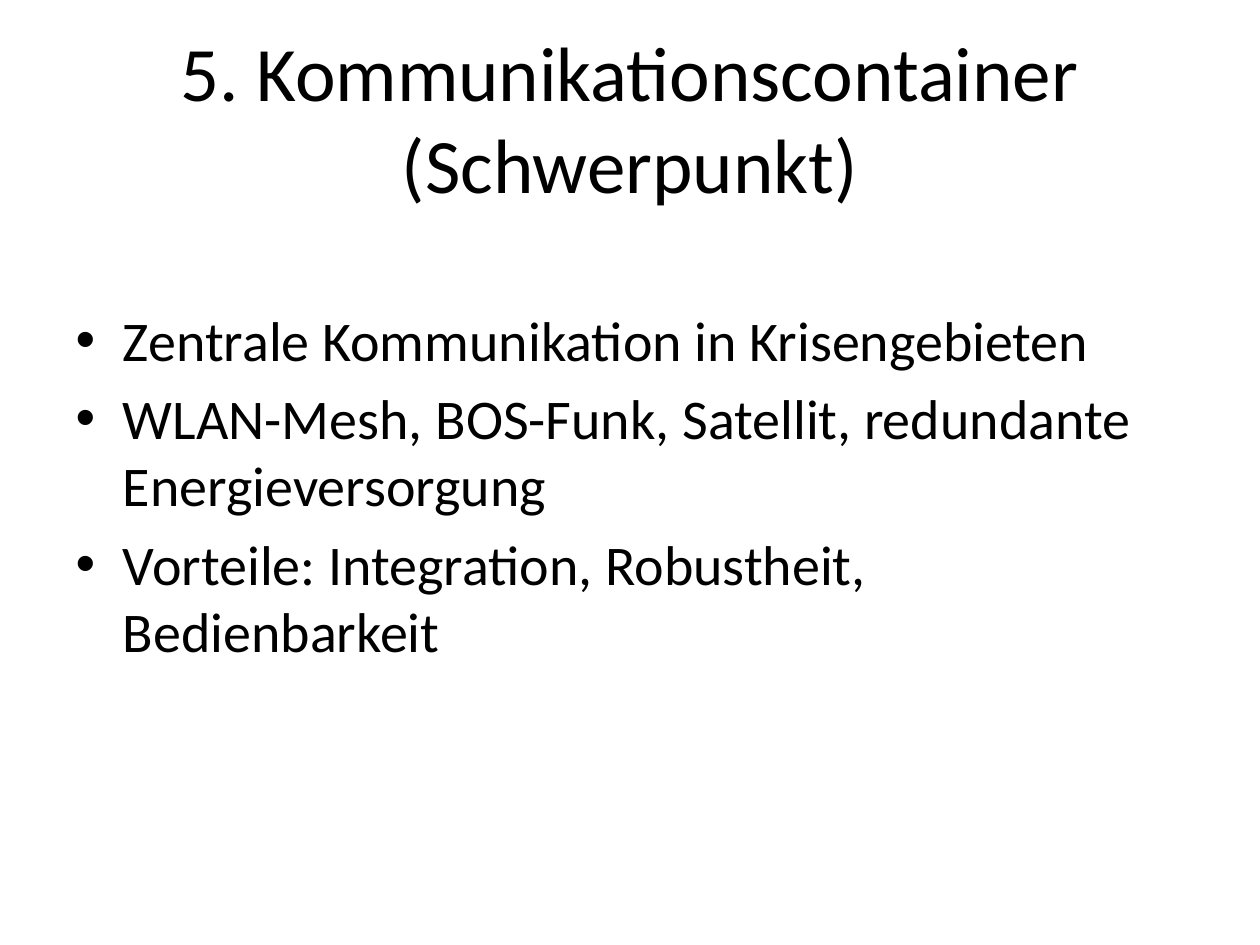
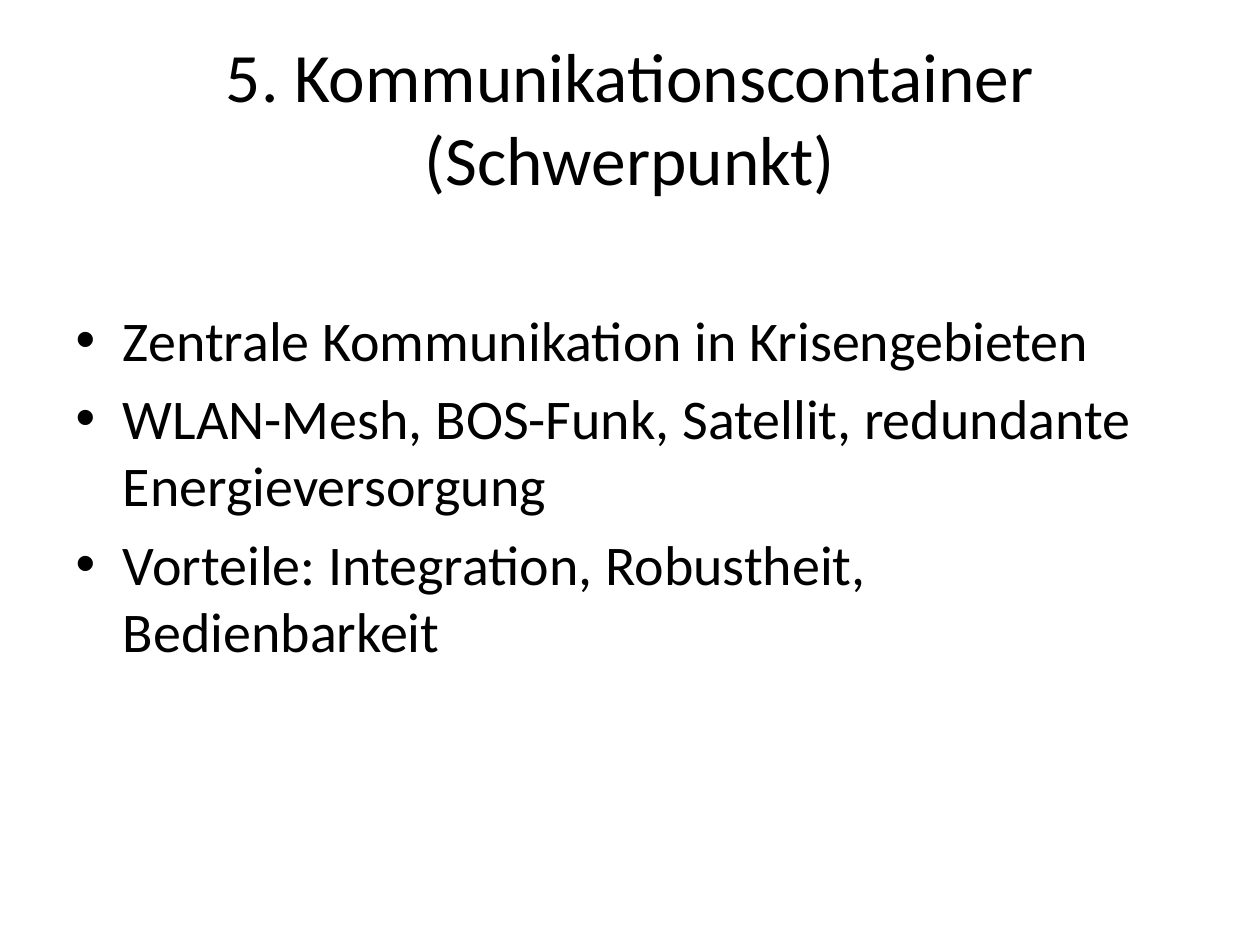
Before and after one commit to Beatlex/KaffeeContainer, a slide deck: slide 9 of Projektpräsentation/Powerpoint/Projektpraesentation_OffGrid_Containersystem_Gliederung.pptx (slide 6 before the commit). Drawn at 1260x945 pixels with LibreOffice and Linux fonts; fonts in the diff are those of the drawing. Boxes give left, top, right and bottom in pixels: in the first picture for what was removed or moved away, otherwise in the second. Text is boxed around its words. In the diff, an @@ line names an element or a change of style, - is before the commit and + after.

```diff
--- a/Projektpräsentation/Powerpoint/Projektpraesentation_OffGrid_Containersystem_Gliederung.pptx
+++ b/Projektpräsentation/Powerpoint/Projektpraesentation_OffGrid_Containersystem_Gliederung.pptx
@@ title "5. Kommunikationscontainer (Schwerpunkt)" at bbox=[226, 54, 1033, 197]: size 44 to 39.6 pt @@
```
Also in this commit, not shown: 2 other slides changed, 4 slides added, 1 other file.
